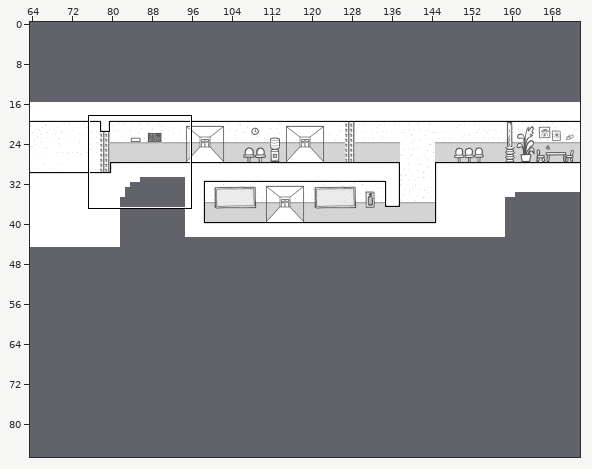
An edit to a level. Tiled map, assets/map/tiled/map_structured.tmx. The first picture is a wide view before the edit; the outline marks the close-up.
Close-up. Before the commit:
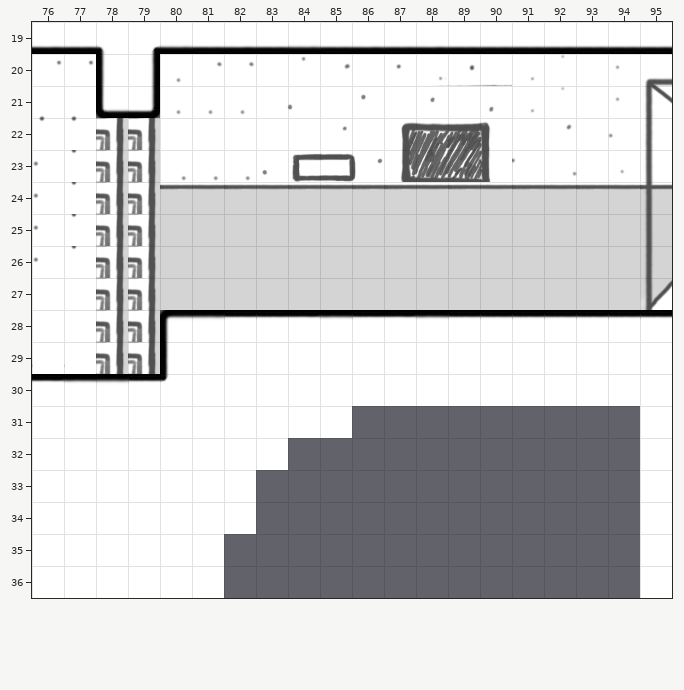
Cells are 32x32 px. Shown: x 76..95, y 19..36. The commit also changed other parts of the map, which this record leaves out. The old version is drawn lined up with the new one.
Now the later version:
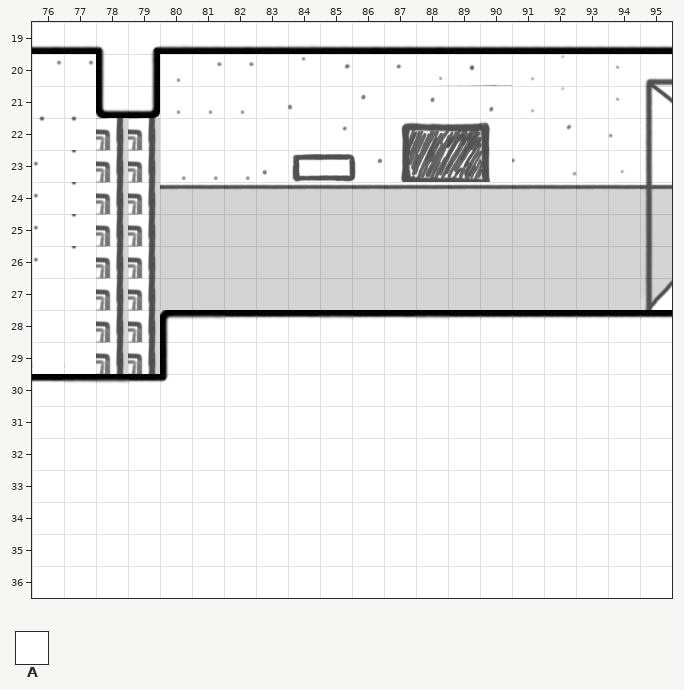
Key: from "MapTileset": A 1522.
_ is an empty cell.
Tiles of an added or newly shown layer are drawn over the layers below it.
Message: backgroundFar
The edit:
map size 248x62 -> 266x87 cells
Layer "backgroundFar" (now shown):
There is now tile A in row 21 at x 78 to 79; in row 28 at x 80; in row 31 at x 86 to 94; in row 32 at x 84 to 94; in rows 33 to 34 at x 83 to 94; in rows 35 to 36 at x 82 to 94.
